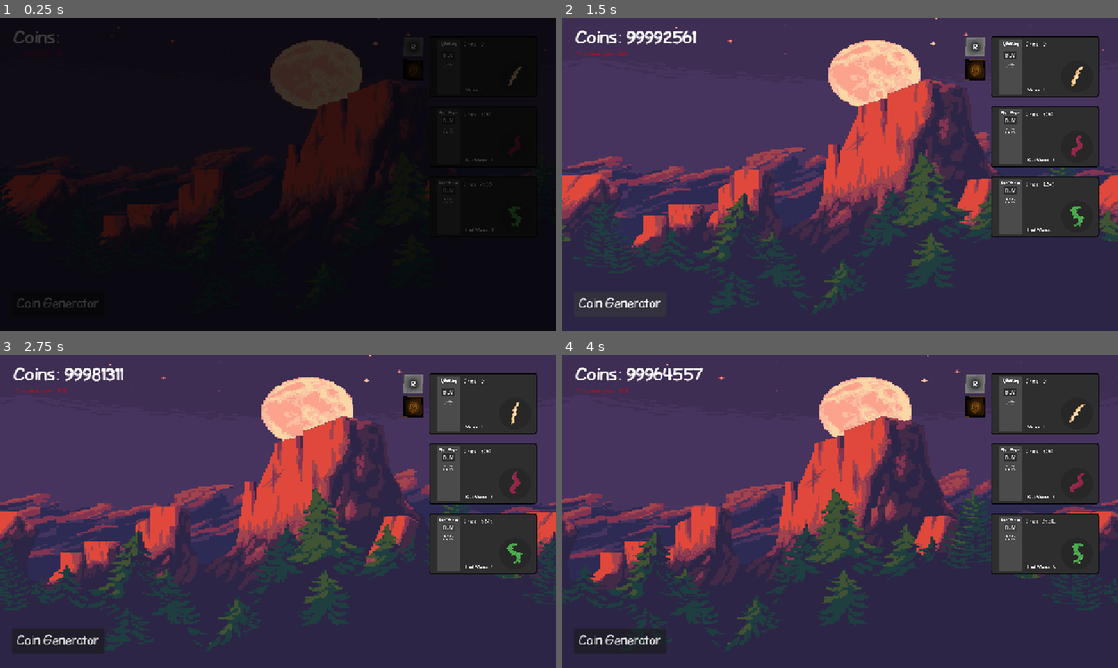
Above: before the commit, frames 1-4 (two rows, left to right).
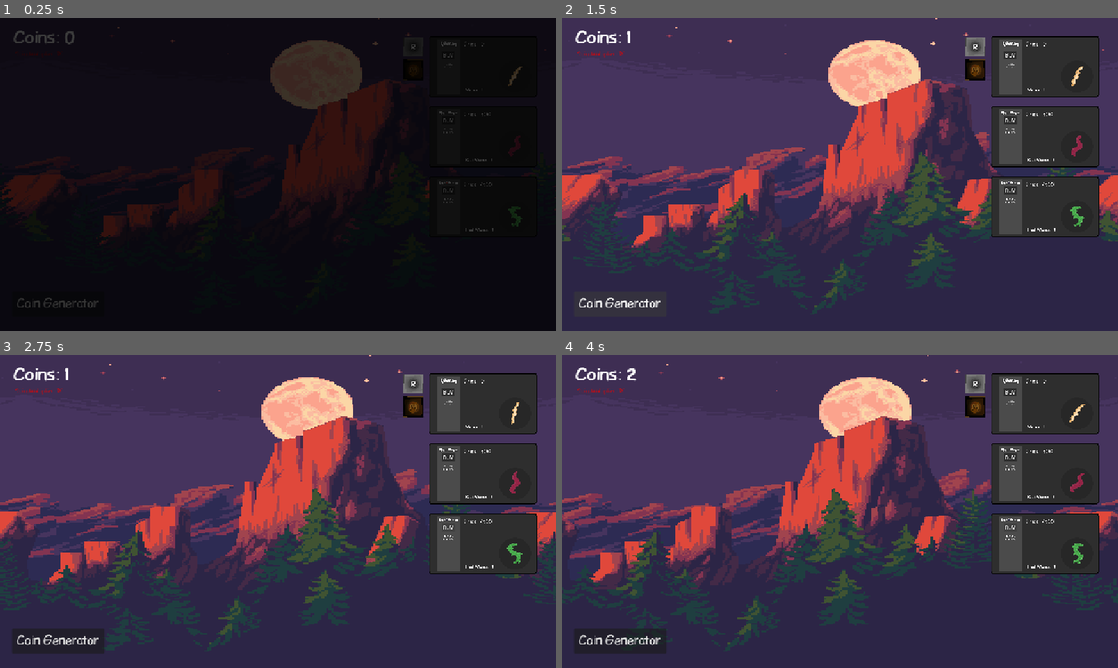
Above: after the commit, the same moments.

Repository: ALEXRN13K/CoinGenerator
Game: Godot game, scene res://scenes/game.tscn
The game is run twice, just before and just after one commit, with the same random seed, the same clock (stepped at 60 frames per second) and the same inputs.
Inputs:
- Up to frame 1 (0.25 s): no input
- Up to frame 2 (1.5 s): click "BUY" at 0.5 s; click "Coin Generator" at 1.25 s
- Up to frame 3 (2.75 s): click "BUY" at 2 s
- Up to frame 4 (4 s): click "Coin Generator" at 2.75 s; click "BUY" at 3.5 s

The runs differ from the first frame. In frame 1, less than 0.1% of the frame differs, in the area x 11-14%, y 4-9%; in frame 2, 0.3%, in the area x 10-89%, y 4-69%; in frame 3, 0.3%; in frame 4, 0.3%.

Commit message:
started with the first singleton prototype for the saving of each scene

Diff:
--- a/project.godot
+++ b/project.godot
@@ -18,6 +18,7 @@
 [autoload]
 
 AudioManager="*res://scenes/audio_manager.tscn"
+SaveGame="*res://scripts/save_game.gd"
 
 [display]
 
--- a/scenes/game.tscn
+++ b/scenes/game.tscn
@@ -11,6 +11,7 @@
 [ext_resource type="FontFile" uid="uid://cqdbbvm45rjq4" path="res://assets/Fat ComicS.ttf" id="3_lnu2h"]
 [ext_resource type="PackedScene" uid="uid://cddymt5h3wl11" path="res://scenes/red_worm.tscn" id="3_p57ef"]
 [ext_resource type="Script" uid="uid://brhjwv8uf57b8" path="res://scripts/audio.gd" id="3_vtaks"]
+[ext_resource type="PackedScene" uid="uid://ctrxcumh84771" path="res://scenes/save_game.tscn" id="4_ir15t"]
 [ext_resource type="PackedScene" uid="uid://cvlopntn1vngi" path="res://scenes/worm.tscn" id="4_lbhrr"]
 [ext_resource type="PackedScene" uid="uid://d1ppnlxxvgw4g" path="res://scenes/node_2d.tscn" id="7_dinhu"]
 [ext_resource type="PackedScene" uid="uid://dtv4ocm1vivby" path="res://scenes/m_button.tscn" id="12_kvuet"]
@@ -22,10 +23,11 @@
 coins = 100000000
 
 [node name="Transition" parent="." instance=ExtResource("2_trtic")]
-layer = 100
 
 [node name="Node" type="Node" parent="."]
 script = ExtResource("3_vtaks")
+
+[node name="Save Game" parent="." instance=ExtResource("4_ir15t")]
 
 [node name="AudioStreamPlayer" type="AudioStreamPlayer" parent="."]
 stream = ExtResource("2_0tnpc")
--- a/scenes/mine.tscn
+++ b/scenes/mine.tscn
@@ -1,10 +1,121 @@
-[gd_scene load_steps=5 format=3 uid="uid://b0hra2x3whum5"]
+[gd_scene load_steps=22 format=3 uid="uid://b0hra2x3whum5"]
 
 [ext_resource type="Texture2D" uid="uid://b5gg4aub4c768" path="res://assets/awesomeCavePixelArt.png" id="1_kqr42"]
 [ext_resource type="Script" uid="uid://so06bppfee15" path="res://scripts/mine.gd" id="1_m55k0"]
+[ext_resource type="Texture2D" uid="uid://pki5dsnh20ny" path="res://assets/mine/coal spritesheet.png" id="4_7f736"]
 [ext_resource type="FontFile" uid="uid://cjc6q32go0b7a" path="res://assets/Okay Again - TTF.ttf" id="4_j4qwv"]
+[ext_resource type="Texture2D" uid="uid://bjqmsw3q0dw5j" path="res://assets/mine/copper spritesheet.png" id="5_abhb0"]
+[ext_resource type="Texture2D" uid="uid://c35slm2ord0pj" path="res://assets/mine/gold spritesheet.png" id="6_gcxd8"]
+[ext_resource type="Texture2D" uid="uid://dldqvqx7rm1ib" path="res://assets/mine/iron spritesheet.png" id="7_u4wor"]
 
 [sub_resource type="StyleBoxEmpty" id="StyleBoxEmpty_j4qwv"]
+
+[sub_resource type="AtlasTexture" id="AtlasTexture_7f736"]
+atlas = ExtResource("4_7f736")
+region = Rect2(0, 50, 100, 50)
+
+[sub_resource type="AtlasTexture" id="AtlasTexture_abhb0"]
+atlas = ExtResource("4_7f736")
+region = Rect2(100, 50, 100, 50)
+
+[sub_resource type="AtlasTexture" id="AtlasTexture_gcxd8"]
+atlas = ExtResource("4_7f736")
+region = Rect2(200, 50, 100, 50)
+
+[sub_resource type="AtlasTexture" id="AtlasTexture_u4wor"]
+atlas = ExtResource("5_abhb0")
+region = Rect2(0, 50, 100, 50)
+
+[sub_resource type="AtlasTexture" id="AtlasTexture_21nlm"]
+atlas = ExtResource("5_abhb0")
+region = Rect2(100, 50, 100, 50)
+
+[sub_resource type="AtlasTexture" id="AtlasTexture_plt5w"]
+atlas = ExtResource("5_abhb0")
+region = Rect2(200, 50, 100, 50)
+
+[sub_resource type="AtlasTexture" id="AtlasTexture_6rgk8"]
+atlas = ExtResource("6_gcxd8")
+region = Rect2(0, 50, 100, 50)
+
+[sub_resource type="AtlasTexture" id="AtlasTexture_st5ho"]
+atlas = ExtResource("6_gcxd8")
+region = Rect2(100, 50, 100, 50)
+
+[sub_resource type="AtlasTexture" id="AtlasTexture_1elsy"]
+atlas = ExtResource("6_gcxd8")
+region = Rect2(200, 50, 100, 50)
+
+[sub_resource type="AtlasTexture" id="AtlasTexture_1k3d8"]
+atlas = ExtResource("7_u4wor")
+region = Rect2(0, 50, 100, 50)
+
+[sub_resource type="AtlasTexture" id="AtlasTexture_q5j7b"]
+atlas = ExtResource("7_u4wor")
+region = Rect2(100, 50, 100, 50)
+
+[sub_resource type="AtlasTexture" id="AtlasTexture_4n3lr"]
+atlas = ExtResource("7_u4wor")
+region = Rect2(200, 50, 100, 50)
+
+[sub_resource type="SpriteFrames" id="SpriteFrames_21nlm"]
+animations = [{
+"frames": [{
+"duration": 1.0,
+"texture": SubResource("AtlasTexture_7f736")
+}, {
+"duration": 1.0,
+"texture": SubResource("AtlasTexture_abhb0")
+}, {
+"duration": 1.0,
+"texture": SubResource("AtlasTexture_gcxd8")
+}],
+"loop": true,
+"name": &"coal",
+"speed": 5.0
+}, {
+"frames": [{
+"duration": 1.0,
+"texture": SubResource("AtlasTexture_u4wor")
+}, {
+"duration": 1.0,
+"texture": SubResource("AtlasTexture_21nlm")
+}, {
+"duration": 1.0,
+"texture": SubResource("AtlasTexture_plt5w")
+}],
+"loop": true,
+"name": &"copper",
+"speed": 5.0
+}, {
+"frames": [{
+"duration": 1.0,
+"texture": SubResource("AtlasTexture_6rgk8")
+}, {
+"duration": 1.0,
+"texture": SubResource("AtlasTexture_st5ho")
+}, {
+"duration": 1.0,
+"texture": SubResource("AtlasTexture_1elsy")
+}],
+"loop": true,
+"name": &"gold",
+"speed": 5.0
+}, {
+"frames": [{
+"duration": 1.0,
+"texture": SubResource("AtlasTexture_1k3d8")
+}, {
+"duration": 1.0,
+"texture": SubResource("AtlasTexture_q5j7b")
+}, {
+"duration": 1.0,
+"texture": SubResource("AtlasTexture_4n3lr")
+}],
+"loop": true,
+"name": &"iron",
+"speed": 5.0
+}]
 
 [node name="Mine" type="Node2D"]
 script = ExtResource("1_m55k0")
@@ -24,4 +135,10 @@
 theme_override_styles/focus = SubResource("StyleBoxEmpty_j4qwv")
 text = "Leave"
 
+[node name="Mineral Animations" type="AnimatedSprite2D" parent="."]
+position = Vector2(581, 557)
+scale = Vector2(4, 4)
+sprite_frames = SubResource("SpriteFrames_21nlm")
+animation = &"gold"
+
 [connection signal="button_down" from="Button" to="." method="_on_button_button_down"]
--- /dev/null
+++ b/scenes/save_game.tscn
@@ -0,0 +1,6 @@
+[gd_scene load_steps=2 format=3 uid="uid://ctrxcumh84771"]
+
+[ext_resource type="Script" uid="uid://bdi6eja1t5j6w" path="res://scripts/save_game.gd" id="1_4x144"]
+
+[node name="Save Game" type="Node"]
+script = ExtResource("1_4x144")
--- a/scripts/game.gd
+++ b/scripts/game.gd
@@ -9,10 +9,13 @@
 @export var rebirth_multiplier := 1
 @export var rebirth_coin_multiplier = 2
 var canclick = true
+
 func _ready() -> void:
+	SaveGame.load_game()
 	canclick = true
 	$"UI/Coin Multiplier".text = "Coin Multiplier: " + str(1) + "X"
 	$"UI/Rebirth Multiplier".hide()
+	$UI/Coins.text = "Coins: " + str(coins)
 
 func _on_button_pressed() -> void:
 	if canclick == false:
--- a/scripts/m button.gd
+++ b/scripts/m button.gd
@@ -10,4 +10,5 @@
 	if event is InputEventMouseButton and event.button_index == MOUSE_BUTTON_LEFT and event.pressed:
 		print("signal started")
 		AudioManager.play_music()
+		SaveGame.save_game()
 		get_tree().change_scene_to_file("res://scenes/mine.tscn")
--- /dev/null
+++ b/scripts/save_game.gd
@@ -0,0 +1,15 @@
+extends Node
+
+
+var coins := 0
+var upgrade_worm_plus_one_coin := 0
+
+func load_game():
+	var game = get_node("/root/Game")
+	game.coins = coins
+	#game.upgrade_worm_plus_one_coin = upgrade_worm_plus_one_coin
+
+func save_game():
+	var game = get_node("/root/Game")
+	coins = game.coins
+	#upgrade_worm_plus_one_coin = game.upgrade_worm_plus_one_coin
Not shown: 1 places in scenes/game.tscn that only renumber resources
Not shown, added: scripts/save_game.gd.uid
